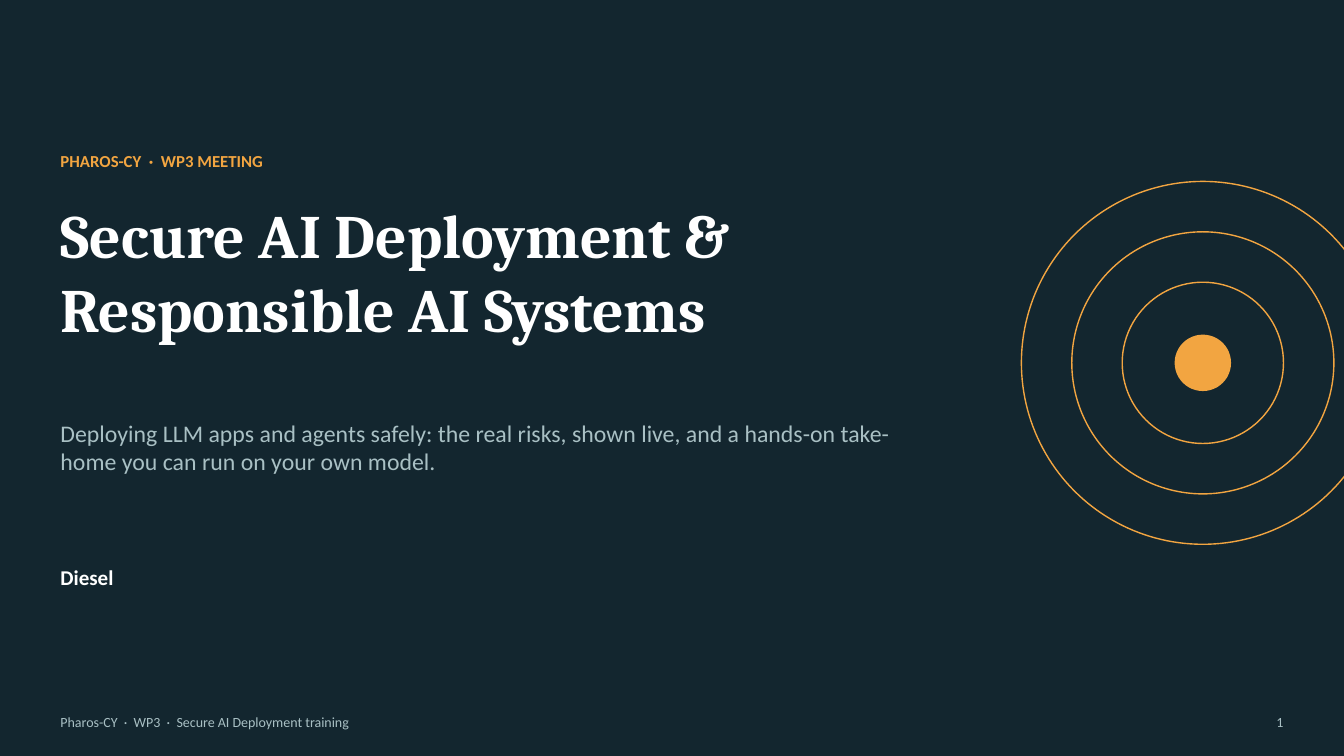
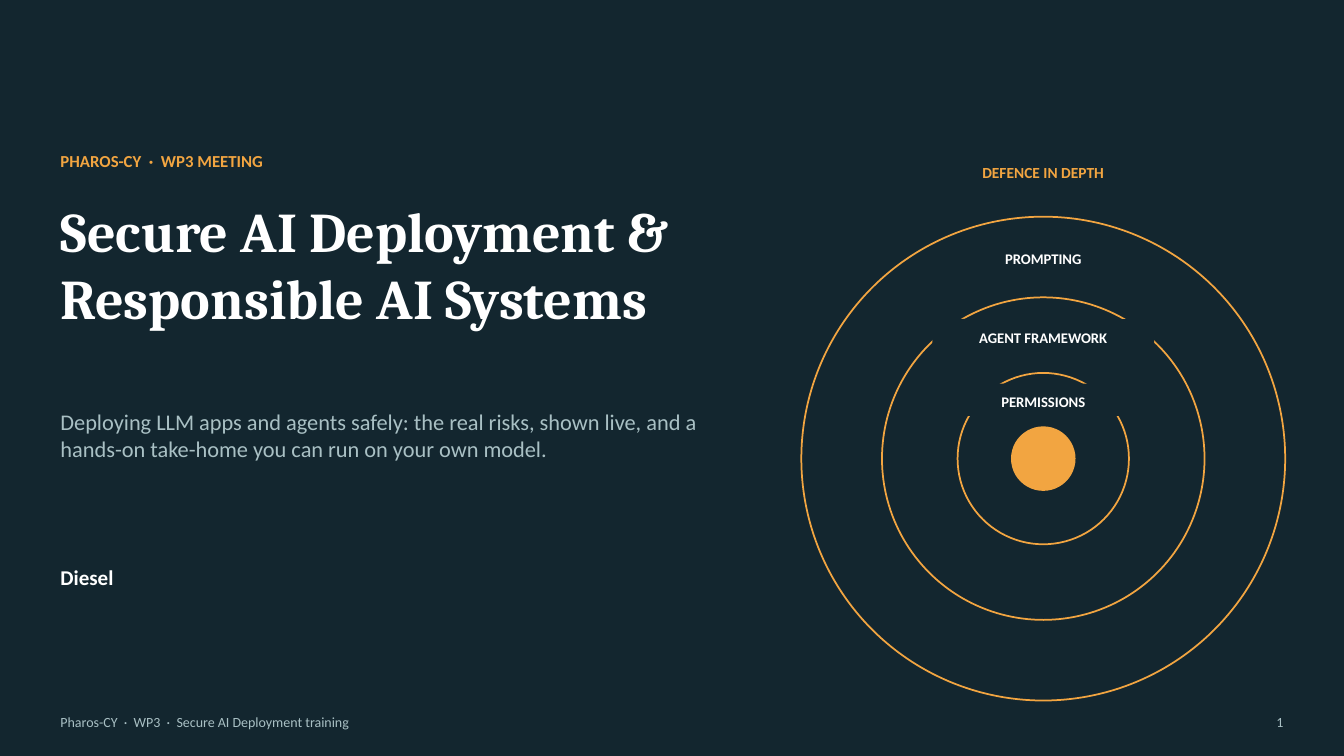
Before and after one commit to 1DZL0/research-notebook, a slide deck: slide 1 of 02-projects/pharos-cy-wp3-outline-short.pptx. Drawn at 1344x756 pixels with LibreOffice and Linux fonts; fonts in the diff are those of the drawing. Boxes give left, top, right and bottom in pixels: in the first picture for what was removed or moved away, otherwise in the second. Text is boxed around its words. In the diff, an @@ line names an element or a change of style, - is before the commit and + after.

```diff
--- a/02-projects/pharos-cy-wp3-outline-short.pptx
+++ b/02-projects/pharos-cy-wp3-outline-short.pptx
@@ text added at [982,168,1104,178], 11 pt, text #F2A541, bold @@
+DEFENCE IN DEPTH
@@ text "Secure AI Deployment &" at [60,213,646,332]: size 44 to 40 pt @@
@@ ellipse: place and size @@
-ellipse at [1021,181,1344,544]
+ellipse at [802,217,1286,701]
@@ rounded rectangle added at [972,241,1115,273], fill #13262F @@
@@ text added at [1005,254,1081,264], 10.5 pt, text #FFFFFF, bold @@
+PROMPTING
@@ ellipse: place and size @@
-ellipse at [1072,232,1334,494]
+ellipse at [882,297,1205,620]
@@ rounded rectangle added at [933,319,1154,351], fill #13262F @@
@@ text added at [979,333,1107,343], 10.5 pt, text #FFFFFF, bold @@
+AGENT FRAMEWORK
@@ outline #F2A541 1 pt to #F2A541 1.25 pt in 3 elements at [802,217,1286,701], [882,297,1205,620], [958,373,1129,544] @@
@@ ellipse: place and size @@
-ellipse at [1122,282,1284,444]
+ellipse at [958,373,1129,544]
@@ rounded rectangle added at [959,383,1128,415], fill #13262F @@
@@ text "Deploying LLM apps and agents ...": place and size @@
-text "Deploying LLM apps and agents ..." at [60,425,889,474]
+text "Deploying LLM apps and agents ..." at [60,414,697,461]
@@ text "Deploying LLM apps and agents ..." at [60,414,697,461]: size 17 to 16 pt @@
@@ text added at [1001,397,1085,407], 10.5 pt, text #FFFFFF, bold @@
+PERMISSIONS
@@ ellipse: place and size @@
-ellipse at [1175,335,1231,391]
+ellipse at [1011,426,1076,491]
```
Also in this commit, not shown: 5 other slides changed, 1 slide added, 1 slide removed, 2 other files.
